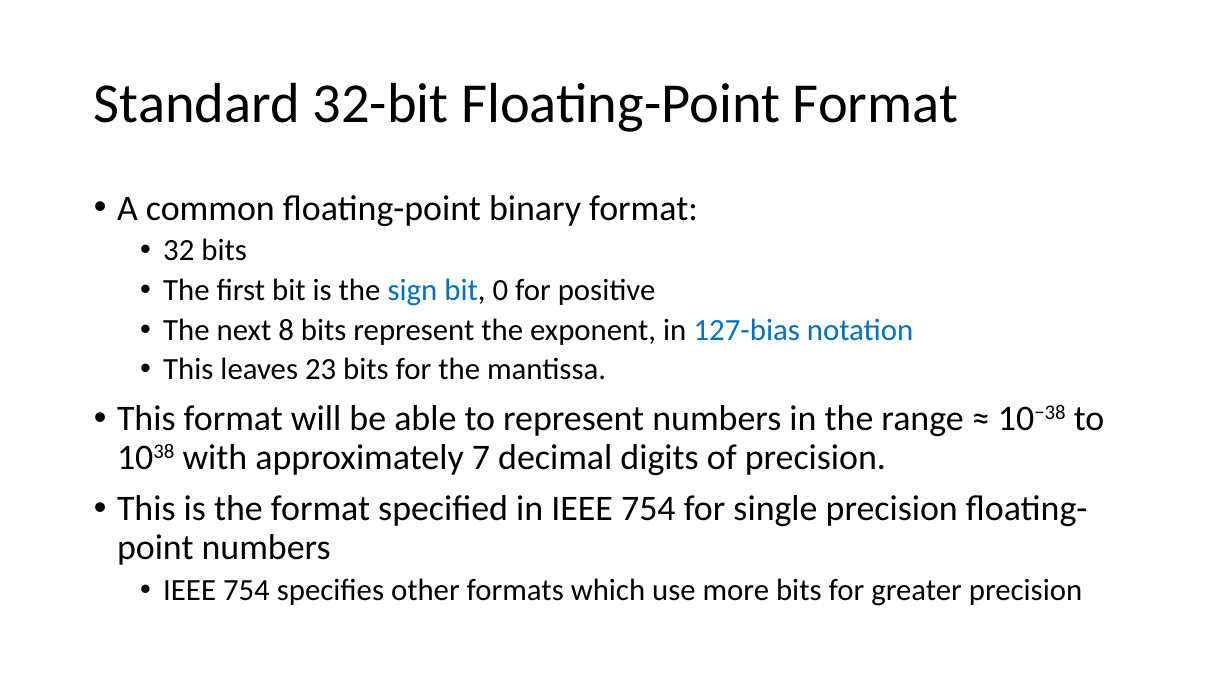
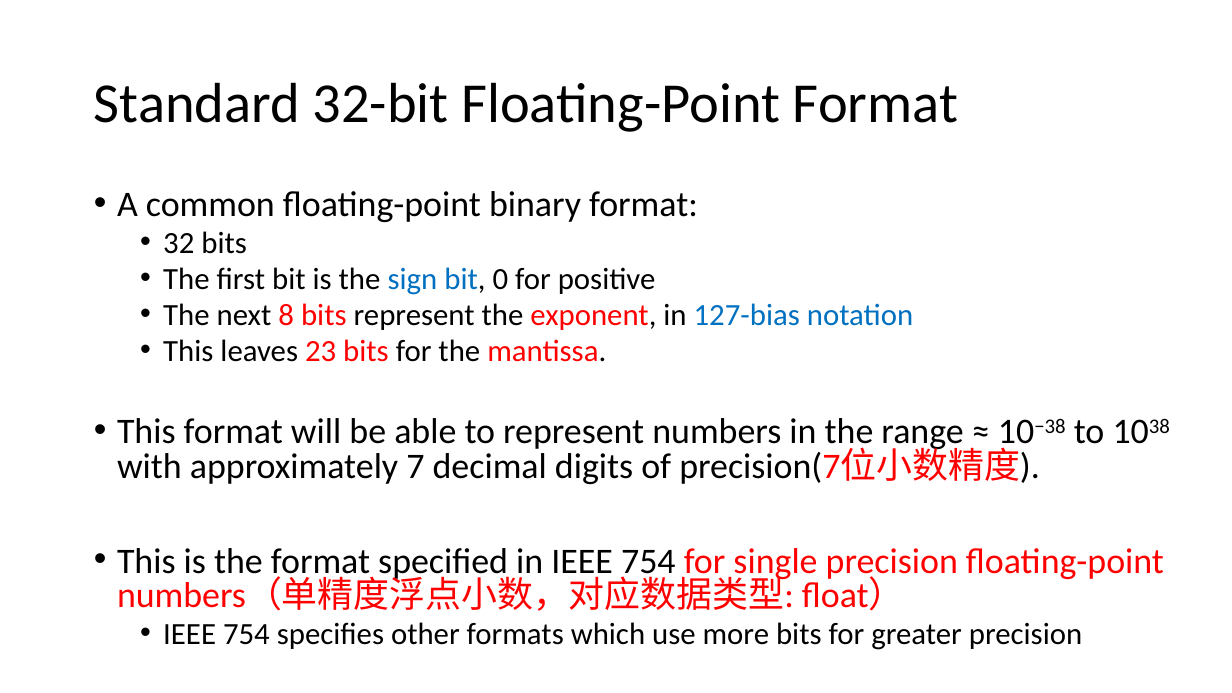
Before and after one commit to vcboy1/Leeds, a slide deck: slide 27 of 26fall/1860/Lecture/Week1.2/Lecture 1.2.2.pptx. Drawn at 1232x693 pixels with LibreOffice and Linux fonts; fonts in the diff are those of the drawing; background and template pictures are left out. Boxes give left, top, right and bottom in pixels: in the first picture for what was removed or moved away, otherwise in the second. Text is boxed around its words. In the diff, an @@ line names an element or a change of style, - is before the commit and + after.

```diff
--- a/26fall/1860/Lecture/Week1.2/Lecture 1.2.2.pptx
+++ b/26fall/1860/Lecture/Week1.2/Lecture 1.2.2.pptx
@@ text at [117, 191, 1082, 650]: text colour #000000 to #FF0000 in "8 bits exponent,", "23 bits mantissa."; line spacing 0.9 to 0.8 @@
@@ text at [117, 418, 1164, 611]: text changed @@
-• This format will be able to represent numbers in the range ≈ 10−38 to 1038 with approximately 7 decimal digits of precision.
-• This is the format specified in IEEE 754 for single precision floating-point numbers
+• This format will be able to represent numbers in the range ≈ 10−38 to 1038 with approximately 7 decimal digits of precision(7位小数精度).
+• This is the format specified in IEEE 754 for single precision floating-point numbers（单精度浮点小数，对应数据类型: float）
```
Also in this commit, not shown: 3 other slides changed, 17 other files.
